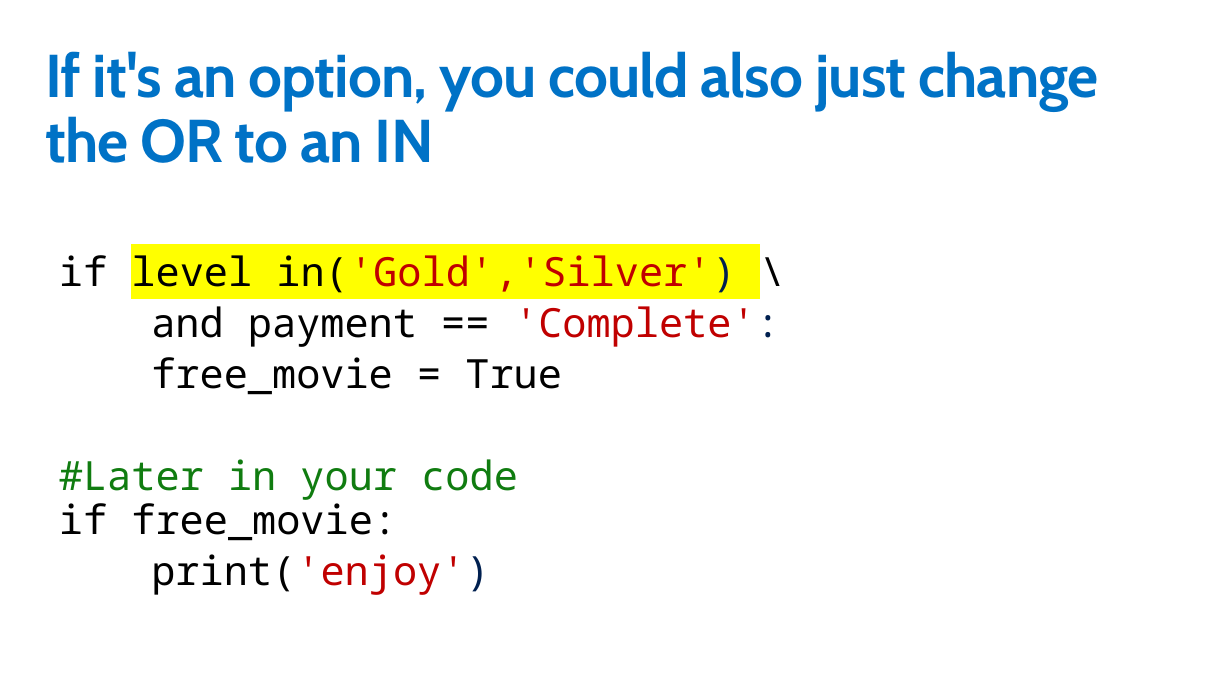
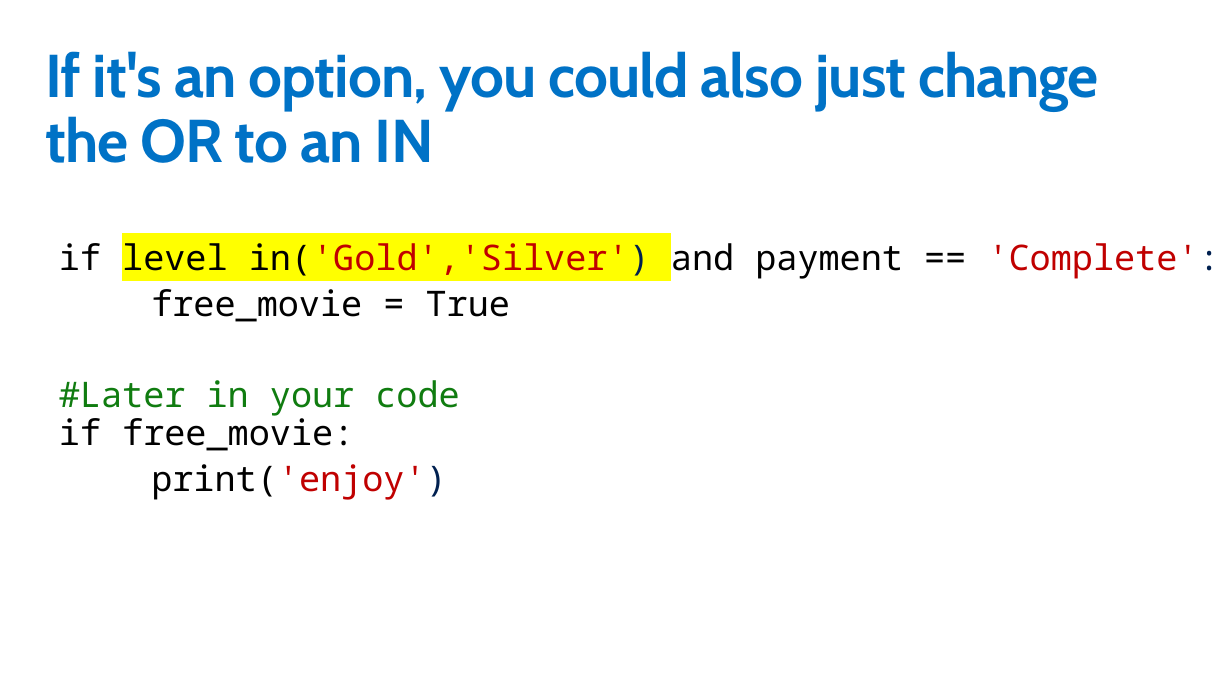
Before and after one commit to GeekTrainer/python-getting-started, a slide deck: slide 8 of Slides/10 - ComplexConditionChecks.pptx. Drawn at 1232x693 pixels with LibreOffice and Linux fonts; fonts in the diff are those of the drawing. Boxes give left, top, right and bottom in pixels: in the first picture for what was removed or moved away, otherwise in the second. Text is boxed around its words. In the diff, an @@ line names an element or a change of style, - is before the commit and + after.

```diff
--- a/Slides/10 - ComplexConditionChecks.pptx
+++ b/Slides/10 - ComplexConditionChecks.pptx
@@ text at box(59, 243, 1220, 279): text changed; size 32 to 28 pt @@
-if level in('Gold','Silver') \
-and payment == 'Complete':
+if level in('Gold','Silver') and payment == 'Complete':
@@ text at box(59, 289, 510, 500): size 32 to 28 pt in "free_movie = True", "#Later in your code if free_movie:", "print('enjoy')" @@
```
Also in this commit, not shown: 3 other slides changed, 3 other files.
